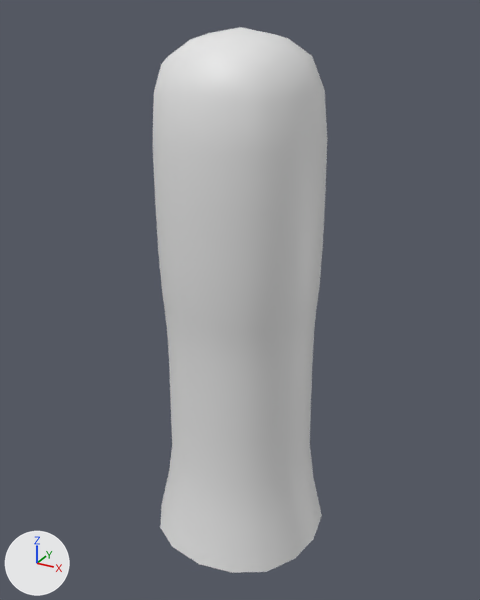
An edit to the FBX model Assets/Models/7BONES.fbx, drawn before and after from the same camera.
The view is the same before and after, from a camera (50 mm lens) standing at (3.66, -6.67, 6.67) and looking at (-0.03, 0.03, 3.32). The axes (+X, +Y, +Z) are drawn at lower left. The lights are the same throughout. Where no turn or scale is listed for an object, it has been applied to the vertices.

Names of what the first picture shows: 'Mod_Finger_02'.
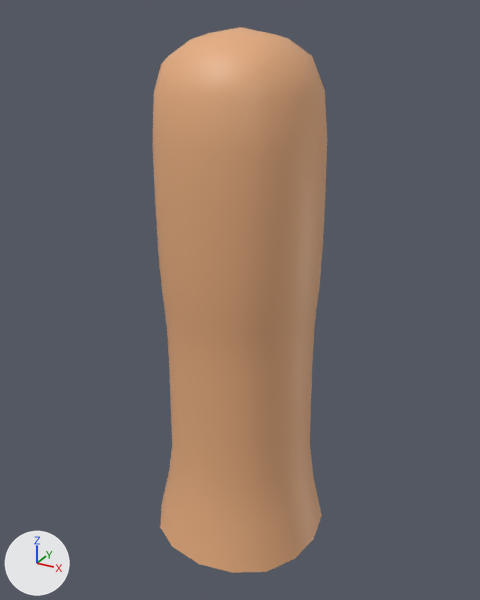
Boxes (x1, y1, x2, y2) around the edits, measured in the pictures (480 x 600 px):
```json
{"part": 1, "of": "me_cube_004", "change": "recoloured", "before": [153, 27, 327, 573], "after": [153, 27, 327, 573]}
```

The change, as JSON lines over the scene's bpy script:
```json
{"op": "add", "block": "mat_mat_base", "code": ["mat_mat_base = principled_material('Mat_Base')", "mat_mat_base.base_color = (0.8, 0.417, 0.21)  # beige #e7ad7e"]}
{"op": "add", "block": "mat_mat_una", "code": ["mat_mat_una = principled_material('Mat_Una')", "mat_mat_una.base_color = (0.801, 0.0, 0.00205)  # red #e70007"]}
{"block": "me_cube_004", "where": "me_cube_004.from_pydata(...)  # 263 vertices, 254 faces; spans x -1.14..1.14, y -1.14..1.14, z 0.0..6.48"}
{"block": "me_cube_004", "where": "# used by ob_mod_finger_02; location = (0.0, 0.0, 0.0)"}
{"block": "me_cube_004", "change": "me_cube_004 part 1: 228 of the faces centred in x -1.03..1.03, y -1.03..1.03, z 0.33..6.42 switch from mat_material_002 (white #e7e7e7) to mat_mat_base (beige #e7ad7e)"}
{"op": "add", "block": "me_cube_004", "code": "me_cube_004.materials.append(mat_mat_una)  # red #e70007"}
```
